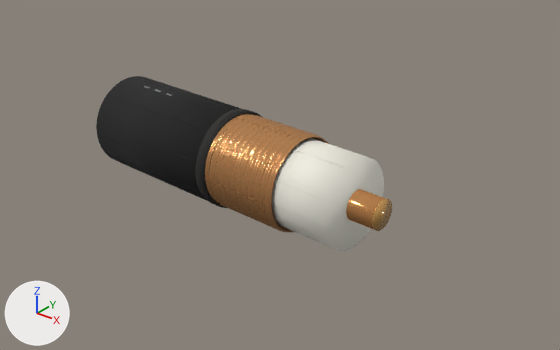
Renders of the glTF model public/models/rf-ldf1-macro.glb from each side of a commit.
The view is the same before and after, from a 50 mm camera at (8.9, -10.0, 6.19) aimed at (0.57, 0.42, -0.27). Every picture has the same lights, and +X, +Y and +Z are marked at lower left. The picture after the commit comes second. Where no turn or scale is listed for an object, it has been applied to the vertices. Vertices at exactly the same position are counted once.

The older version as bpy lines, for what is in view:
```python
ob_annular_corrugated_solid_shield = bpy.data.objects.new('annular corrugated solid shield', me_annular_corrugated_solid_shield_mesh)
ob_annular_corrugated_solid_shield.location = (0.0, 0.0, 0.0)
ob_hardline_jacket_cut_wall = bpy.data.objects.new('hardline jacket cut wall', me_cylinder_001)
ob_hardline_jacket_cut_wall.location = (-0.18, 0.01, 0.0)
ob_macro_foam_dielectric_exposed_core = bpy.data.objects.new('macro foam dielectric exposed core', me_cylinder_002)
ob_macro_foam_dielectric_exposed_core.location = (1.88, -0.08, 0.0)
ob_macro_hardline_jacket_body = bpy.data.objects.new('macro hardline jacket body', me_cylinder)
ob_macro_hardline_jacket_body.location = (-1.72, 0.08, 0.0)
ob_polished_conductor_cut_face_glow = bpy.data.objects.new('polished conductor cut face glow', me_cylinder_004)
ob_polished_conductor_cut_face_glow.location = (3.18, -0.14, 0.0)
ob_polished_solid_center_conductor = bpy.data.objects.new('polished solid center conductor', me_cylinder_003)
ob_polished_solid_center_conductor.location = (1.65, -0.07, 0.0)
```
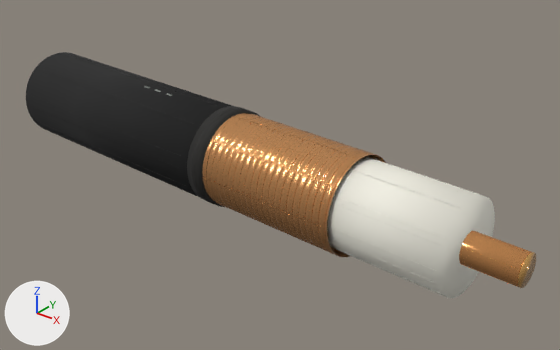
Boxes [x1, y1, x2, y2] around the edits, measured in the pictures (560 x 350 px):
'macro foam dielectric exposed core', reshaped, moved (48% wider, 25% taller): before [271, 138, 384, 251]; after [327, 156, 495, 298]
'macro hardline jacket body', reshaped, moved (42% wider, 16% taller): before [96, 76, 241, 200]; after [26, 52, 232, 196]
'annular corrugated solid shield', reshaped (49% wider, 22% taller): before [205, 114, 328, 232]; after [202, 113, 386, 257]
'polished solid center conductor', reshaped, moved: before [346, 189, 386, 229]; after [459, 231, 531, 287]
'hardline jacket cut wall', reshaped, moved (9% wider): before [195, 109, 262, 208]; after [187, 106, 260, 207]
'polished conductor cut face glow', moved: before [372, 199, 392, 231]; after [518, 252, 536, 288]

Edits to the bpy script that builds the scene:
```text
Change me_annular_corrugated_solid_shield_mesh:
    used by ob_annular_corrugated_solid_shield; location = (0.0, 0.0, 0.0)
    remove me_annular_corrugated_solid_shield_mesh.from_pydata(...)  # 12416 vertices, 24576 faces; spans x -0.3..1.56, y -0.98..0.93, z -0.92..0.92
    add me_annular_corrugated_solid_shield_mesh.from_pydata(...)  # 15744 vertices, 31232 faces; spans x -0.51..2.77, y -1.04..0.94, z -0.92..0.92
    me_annular_corrugated_solid_shield_mesh part 1: 91 vertices moved within x -0.3..1.48, y -0.95..0.89, z -0.89..0.89; 12256 vertices removed from x -0.3..1.56, y -0.98..0.93, z -0.92..0.92; 15584 vertices added at x -0.51..2.77, y -1.04..0.94, z -0.92..0.92
Change me_cylinder_001:
    used by ob_hardline_jacket_cut_wall; location = (-0.18, 0.01, 0.0)
    remove me_cylinder_001.from_pydata(...)  # 256 vertices, 508 faces; spans x -0.14..0.14, y -0.96..0.96, z -0.96..0.96
    add me_cylinder_001.from_pydata(...)  # 256 vertices, 508 faces; spans x -0.22..0.22, y -0.96..0.96, z -0.96..0.96
    me_cylinder_001 part 2: the whole mesh is multiplied about its middle by the matrix ((1.798, -0.035, 0.0), (-0.035, 1.002, 0.0), (0.0, 0.0, 1.0))
Change me_cylinder_002:
    used by ob_macro_foam_dielectric_exposed_core; location = (1.88, -0.08, 0.0)
    remove me_cylinder_002.from_pydata(...)  # 256 vertices, 508 faces; spans x -0.81..0.81, y -0.86..0.86, z -0.83..0.83
    add me_cylinder_002.from_pydata(...)  # 256 vertices, 508 faces; spans x -1.42..1.42, y -0.89..0.89, z -0.83..0.83
    me_cylinder_002 part 3: the whole mesh is multiplied about its middle by the matrix ((1.798, -0.035, 0.0), (-0.035, 1.002, 0.0), (0.0, 0.0, 1.0))
Change me_cylinder:
    used by ob_macro_hardline_jacket_body; location = (-1.72, 0.08, 0.0)
    remove me_cylinder.from_pydata(...)  # 256 vertices, 508 faces; spans x -1.56..1.56, y -1.01..1.01, z -0.94..0.94
    add me_cylinder.from_pydata(...)  # 256 vertices, 508 faces; spans x -2.78..2.78, y -1.06..1.06, z -0.94..0.94
    me_cylinder part 4: the whole mesh is multiplied about its middle by the matrix ((1.798, -0.035, 0.0), (-0.035, 1.002, 0.0), (0.0, 0.0, 1.0))
Change me_cylinder_003:
    used by ob_polished_solid_center_conductor; location = (1.65, -0.07, 0.0)
    remove me_cylinder_003.from_pydata(...)  # 256 vertices, 508 faces; spans x -1.54..1.54, y -0.34..0.34, z -0.28..0.28
    add me_cylinder_003.from_pydata(...)  # 256 vertices, 508 faces; spans x -2.76..2.76, y -0.4..0.4, z -0.28..0.28
    me_cylinder_003 part 5: the whole mesh is multiplied about its middle by the matrix ((1.798, -0.035, 0.0), (-0.035, 1.002, 0.0), (0.0, 0.0, 1.0))
Change ob_hardline_jacket_cut_wall:
    ob_hardline_jacket_cut_wall.location: (-0.18, 0.01, 0.0) -> (-0.32, 0.01, 0.0)
Change ob_macro_foam_dielectric_exposed_core:
    ob_macro_foam_dielectric_exposed_core.location: (1.88, -0.08, 0.0) -> (3.38, -0.15, 0.0)
Change ob_macro_hardline_jacket_body:
    ob_macro_hardline_jacket_body.location: (-1.72, 0.08, 0.0) -> (-3.09, 0.14, 0.0)
Change ob_polished_conductor_cut_face_glow:
    ob_polished_conductor_cut_face_glow.location: (3.18, -0.14, 0.0) -> (5.72, -0.25, 0.0)
Change ob_polished_solid_center_conductor:
    ob_polished_solid_center_conductor.location: (1.65, -0.07, 0.0) -> (2.97, -0.13, 0.0)
```
